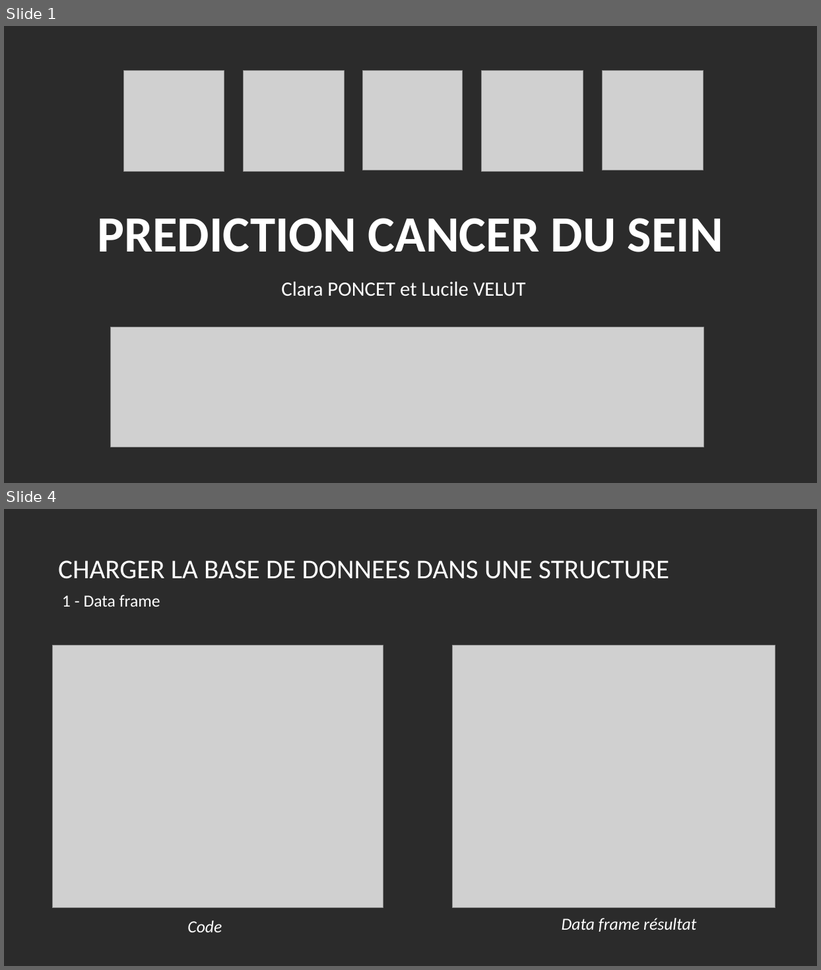
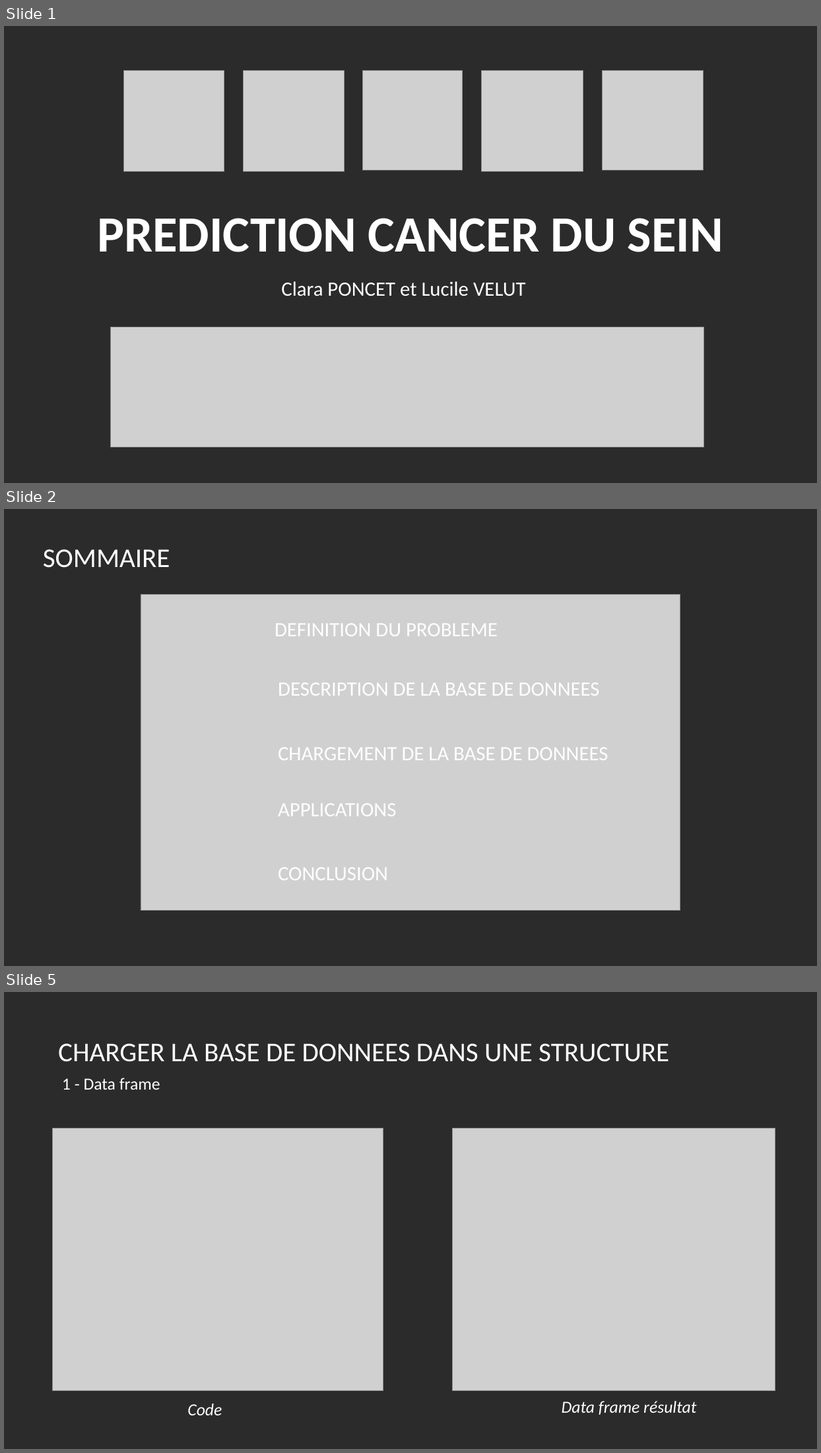
Before and after one commit to claponcet/DUT---IA-Detection-Cancer, a slide deck: Presentation.pptx. Shown one above the other, each under a label of ours: slides 1 and 4 before the commit, slides 1, 2 and 5 after it; the slides between them are not shown. The pictures are 821x970 and 821x1453 pixels, drawn with LibreOffice and Linux fonts; fonts in the diff are those of the drawing; grey boxes stand for pictures; background and template pictures are left out; a plain dark background stands for a picture behind light text. Boxes give left, top, right and bottom in pixels: in the first picture for what was removed or moved away, otherwise in the second. Text is boxed around its words. In the diff, an @@ line names an element or a change of style, - is before the commit and + after.

Commit message:
Texte oral + slide sommaire

```diff
--- a/Presentation.pptx
+++ b/Presentation.pptx
@@ slide 2 added at [4,509,817,966], background picture (left out) @@
@@ text added at [43,549,170,568], 32 pt, text #FFFFFF @@
+SOMMAIRE
@@ picture added at [141,594,680,910] @@
@@ text added at [275,623,498,636], 24 pt, text #FFFFFF @@
+DEFINITION DU PROBLEME
@@ text added at [278,683,600,696], 24 pt, text #FFFFFF @@
+DESCRIPTION DE LA BASE DE DONNEES
@@ text added at [278,747,609,760], 24 pt, text #FFFFFF @@
+CHARGEMENT DE LA BASE DE DONNEES
@@ text added at [278,803,396,817], 24 pt, text #FFFFFF @@
+APPLICATIONS
@@ text added at [278,867,388,881], 24 pt, text #FFFFFF @@
+CONCLUSION
@@ what was slide 4 is now slide 5 @@
```
Also in this commit, not shown: 2 slides changed, 1 other file.
